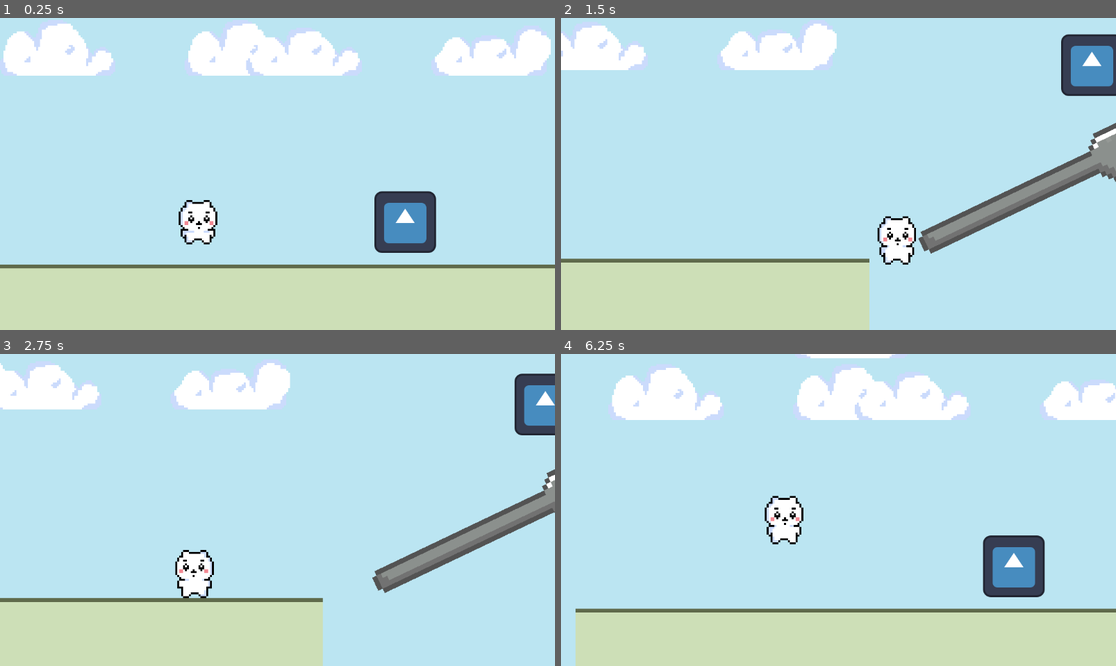
Above: before the commit, frames 1-4 (two rows, left to right).
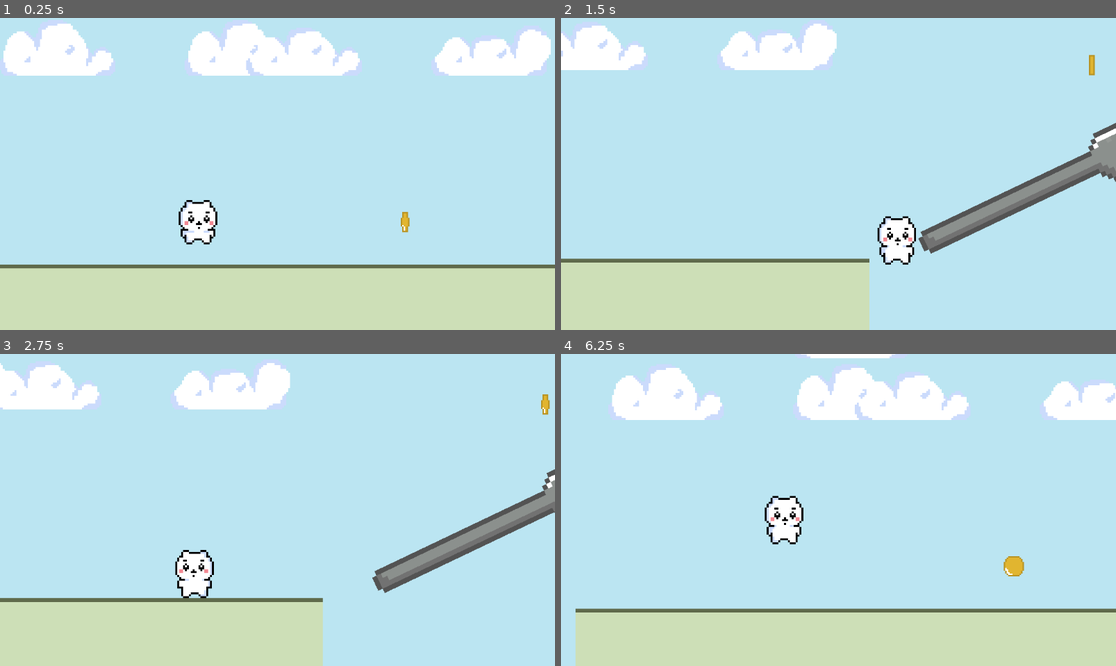
Above: after the commit, the same moments.

Repository: SilentPrincess108/Chiikawa-Platformer
Game: Godot game, scene res://scenes/level_1.tscn
Two runs of this game, one before a commit and one after it. Both use one fixed random seed, a clock stepped at 60 frames per second and the inputs below. The engine's default icon, where the game draws it, is replaced by a stand-in: a white triangle on a blue panel in a dark square.
Inputs:
- Up to frame 1 (0.25 s): no input
- Up to frame 2 (1.5 s): tap Enter at 0.5 s; hold D (Right) from 0.53 s (still down); tap Alt at 0.6 s; tap Space (Jump) at 0.77 s; tap Shift at 1.35 s
- Up to frame 3 (2.75 s): tap Space (Jump) at 1.52 s; release D (Right) at 2.03 s; hold A (Left) from 2.03 s (still down); tap Alt at 2.1 s
- Up to frame 4 (6.25 s): release A (Left) at 2.78 s; hold D (Right) 2.78-4.28 s; tap Shift at 2.85, 4.35, 5.85 s; tap Space (Jump) at 3.02, 3.77, 4.52, 6.02 s; tap Alt at 3.6, 5.1 s; hold A (Left) 4.28-5.03 s; hold D (Right) 5.03-5.78 s; hold A (Left) from 5.78 s (still down)

The runs differ from the first frame. In frame 1, 2.2% of the frame differs, in the area x 67-79%, y 55-76%; in frame 2, 2.0%; in frame 3, 1.4%; in frame 4, 2.2%, in the area x 75-88%, y 58-78%.

Commit message:
added coin sprite sheet

Diff:
--- a/scenes/coins.tscn
+++ b/scenes/coins.tscn
@@ -1,16 +1,88 @@
-[gd_scene load_steps=4 format=3 uid="uid://b5asvdweqsuyg"]
+[gd_scene load_steps=14 format=3 uid="uid://b5asvdweqsuyg"]
 
 [ext_resource type="Script" uid="uid://dthoxbn5lxvv2" path="res://scripts/coins.gd" id="1_o4aag"]
-[ext_resource type="Texture2D" uid="uid://c7rwnvipo8pil" path="res://icon.svg" id="2_fxnh4"]
+[ext_resource type="Texture2D" uid="uid://cl5x8qs5pvnrt" path="res://assets/sprites/coin.png" id="2_o4aag"]
+
+[sub_resource type="AtlasTexture" id="AtlasTexture_fxnh4"]
+atlas = ExtResource("2_o4aag")
+region = Rect2(0, 0, 16, 16)
+
+[sub_resource type="AtlasTexture" id="AtlasTexture_s1asw"]
+atlas = ExtResource("2_o4aag")
+region = Rect2(16, 0, 16, 16)
+
+[sub_resource type="AtlasTexture" id="AtlasTexture_hhy8l"]
+atlas = ExtResource("2_o4aag")
+region = Rect2(32, 0, 16, 16)
+
+[sub_resource type="AtlasTexture" id="AtlasTexture_6p0jd"]
+atlas = ExtResource("2_o4aag")
+region = Rect2(48, 0, 16, 16)
+
+[sub_resource type="AtlasTexture" id="AtlasTexture_c07ru"]
+atlas = ExtResource("2_o4aag")
+region = Rect2(64, 0, 16, 16)
+
+[sub_resource type="AtlasTexture" id="AtlasTexture_u3akd"]
+atlas = ExtResource("2_o4aag")
+region = Rect2(80, 0, 16, 16)
+
+[sub_resource type="AtlasTexture" id="AtlasTexture_oestc"]
+atlas = ExtResource("2_o4aag")
+region = Rect2(96, 0, 16, 16)
+
+[sub_resource type="AtlasTexture" id="AtlasTexture_p3o4g"]
+atlas = ExtResource("2_o4aag")
+region = Rect2(112, 0, 16, 16)
+
+[sub_resource type="AtlasTexture" id="AtlasTexture_gk6s5"]
+atlas = ExtResource("2_o4aag")
+region = Rect2(128, 0, 16, 16)
+
+[sub_resource type="SpriteFrames" id="SpriteFrames_eifcb"]
+animations = [{
+"frames": [{
+"duration": 1.0,
+"texture": SubResource("AtlasTexture_fxnh4")
+}, {
+"duration": 1.0,
+"texture": SubResource("AtlasTexture_s1asw")
+}, {
+"duration": 1.0,
+"texture": SubResource("AtlasTexture_hhy8l")
+}, {
+"duration": 1.0,
+"texture": SubResource("AtlasTexture_6p0jd")
+}, {
+"duration": 1.0,
+"texture": SubResource("AtlasTexture_c07ru")
+}, {
+"duration": 1.0,
+"texture": SubResource("AtlasTexture_u3akd")
+}, {
+"duration": 1.0,
+"texture": SubResource("AtlasTexture_oestc")
+}, {
+"duration": 1.0,
+"texture": SubResource("AtlasTexture_p3o4g")
+}, {
+"duration": 1.0,
+"texture": SubResource("AtlasTexture_gk6s5")
+}],
+"loop": true,
+"name": &"default",
+"speed": 15.0
+}]
 
 [sub_resource type="RectangleShape2D" id="RectangleShape2D_1abxn"]
-size = Vector2(128, 128)
+size = Vector2(14, 14)
 
 [node name="coins" type="Area2D"]
 script = ExtResource("1_o4aag")
 
-[node name="Sprite2D" type="Sprite2D" parent="."]
-texture = ExtResource("2_fxnh4")
+[node name="Sprite2D" type="AnimatedSprite2D" parent="."]
+sprite_frames = SubResource("SpriteFrames_eifcb")
+autoplay = "default"
 
 [node name="CollisionShape2D" type="CollisionShape2D" parent="."]
 shape = SubResource("RectangleShape2D_1abxn")
--- a/scenes/level_1.tscn
+++ b/scenes/level_1.tscn
@@ -217,15 +217,15 @@
 
 [node name="coins" parent="Coins" instance=ExtResource("13_7gny6")]
 position = Vector2(390, 532)
-scale = Vector2(0.5, 0.5)
+scale = Vector2(1.5, 1.5)
 collision_mask = 3
 
 [node name="coins2" parent="Coins" instance=ExtResource("13_7gny6")]
 position = Vector2(806, 375)
-scale = Vector2(0.5, 0.5)
+scale = Vector2(1.5, 1.5)
 collision_mask = 3
 
 [node name="coins3" parent="Coins" instance=ExtResource("13_7gny6")]
 position = Vector2(1444, -6)
-scale = Vector2(0.5, 0.5)
-collision_mask = 3
+scale = Vector2(1.5, 1.5)
+collision_mask = 3
Binary file added: assets/sprites/coin.png
Not shown, added: assets/sprites/coin.png.import
Binary file added: coin.aseprite
